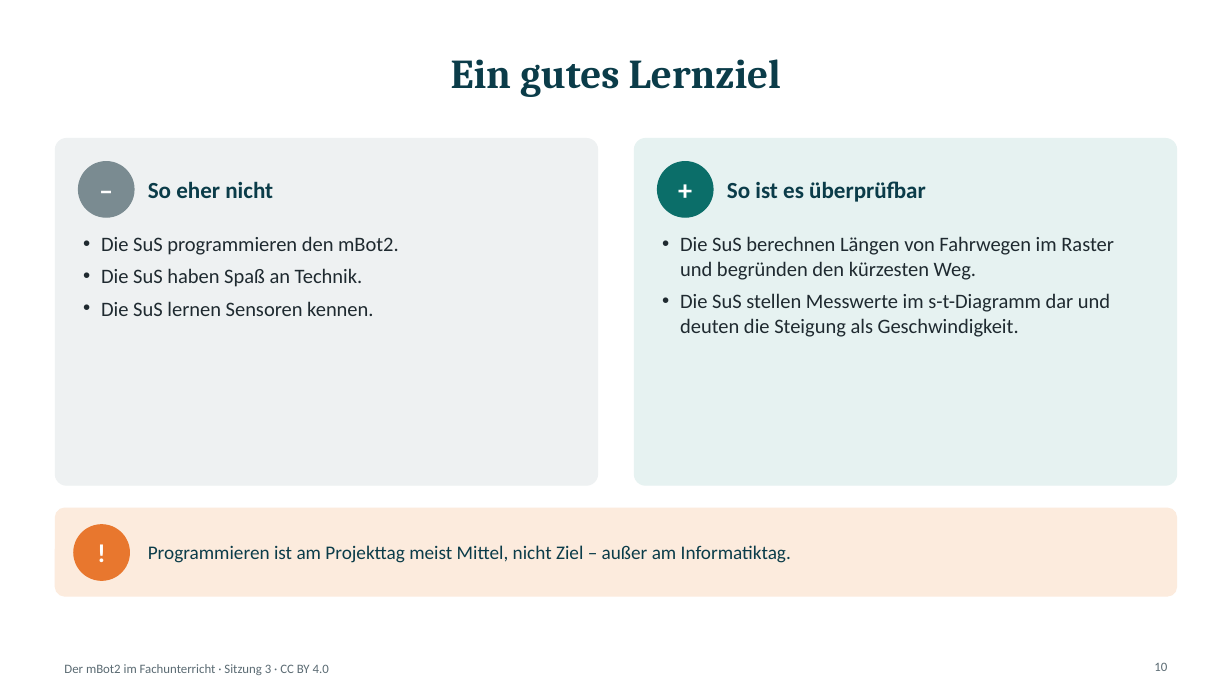
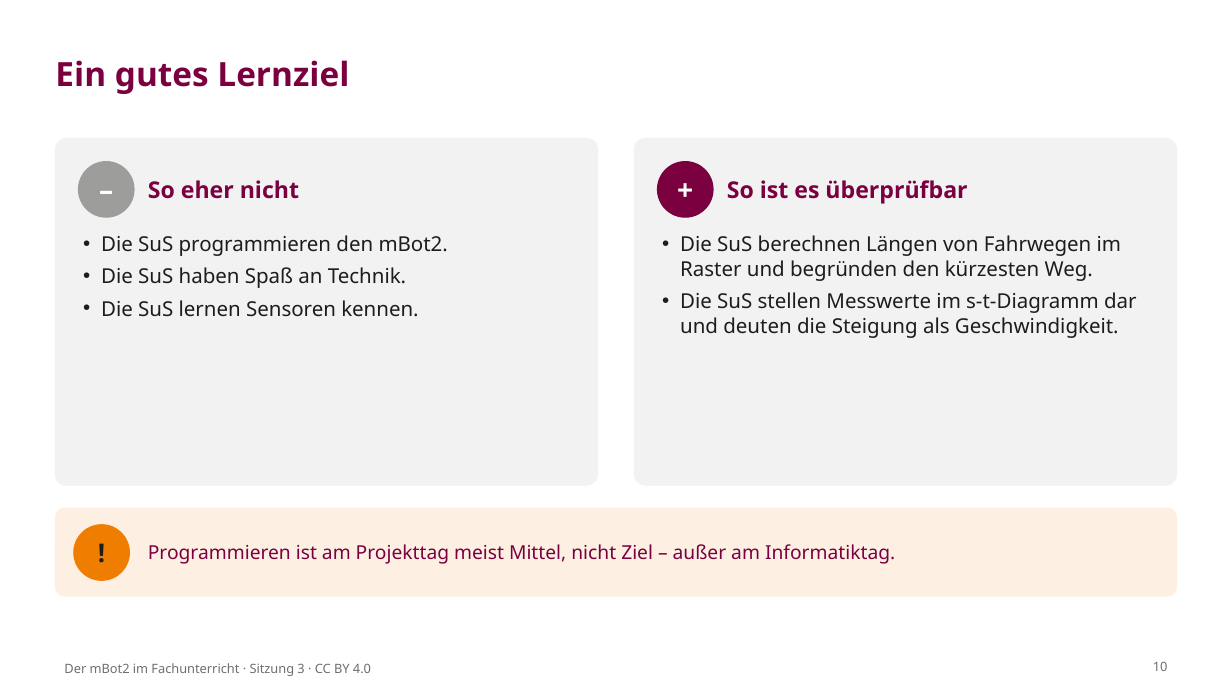
Before and after one commit to OVGU-VET-TechEd/MBOT2_Weiterbildung, a slide deck: slide 10 of Session_3_Fachtransfer_Projektwoche/S3_Folien.pptx. Drawn at 1232x693 pixels with LibreOffice and Linux fonts; fonts in the diff are those of the drawing; background and template pictures are left out. Boxes give left, top, right and bottom in pixels: in the first picture for what was removed or moved away, otherwise in the second. Text is boxed around its words. In the diff, an @@ line names an element or a change of style, - is before the commit and + after.

```diff
--- a/Session_3_Fachtransfer_Projektwoche/S3_Folien.pptx
+++ b/Session_3_Fachtransfer_Projektwoche/S3_Folien.pptx
@@ title "Ein gutes Lernziel" at <box>55,60,349,94</box>: size 32 to 26 pt, font Cambria to Noto Sans, text colour #0B3C49 to #7A003F; alignment centre to left @@
@@ rounded rectangle at <box>55,139,598,485</box>: fill #EEF1F2 to #F2F2F2; outline #EEF1F2 1 pt to #F2F2F2 1 pt @@
@@ rounded rectangle at <box>635,139,1177,485</box>: fill #E6F2F1 to #F2F2F2; outline #E6F2F1 1 pt to #F2F2F2 1 pt @@
@@ text "–" at <box>79,162,134,217</box>: font Calibri to Noto Sans @@
@@ ellipse at <box>79,162,134,217</box>: fill #7A8B91 to #9D9D9C; outline #7A8B91 1 pt to #9D9D9C 1 pt @@
@@ text "+" at <box>658,162,714,217</box>: font Calibri to Noto Sans @@
@@ ellipse at <box>658,162,714,217</box>: fill #0B6E69 to #7A003F; outline #0B6E69 1 pt to #7A003F 1 pt @@
@@ text "Die SuS programmieren den mBot2." at <box>101,235,448,317</box>: font Calibri to Noto Sans, text colour #1F2A30 to #1D1D1B @@
@@ text "Die SuS berechnen Längen von ..." at <box>680,235,1137,338</box>: font Calibri to Noto Sans, text colour #1F2A30 to #1D1D1B @@
@@ rounded rectangle at <box>55,508,1177,596</box>: fill #FCEBDD to #FDF0E3; outline #FCEBDD 1 pt to #FDF0E3 1 pt @@
@@ font Calibri to Noto Sans, text colour #0B3C49 to #7A003F in 3 elements at <box>148,180,299,199</box>, <box>727,180,967,204</box>, <box>148,544,895,564</box> @@
@@ text "!" at <box>74,525,129,580</box>: font Calibri to Noto Sans, text colour #FFFFFF to #1D1D1B @@
@@ ellipse at <box>74,525,129,580</box>: fill #E8772E to #EF7D00; outline #E8772E 1 pt to #EF7D00 1 pt @@
@@ text "Der mBot2 im Fachunterricht · ..." at <box>64,663,371,676</box>: font Calibri to Noto Sans, text colour #5B6B73 to #706F6F @@
@@ page number at <box>1153,662,1168,671</box>: font Calibri to Noto Sans, text colour #5B6B73 to #706F6F @@
```
Also in this commit, not shown: 13 other slides changed, 57 other files.
